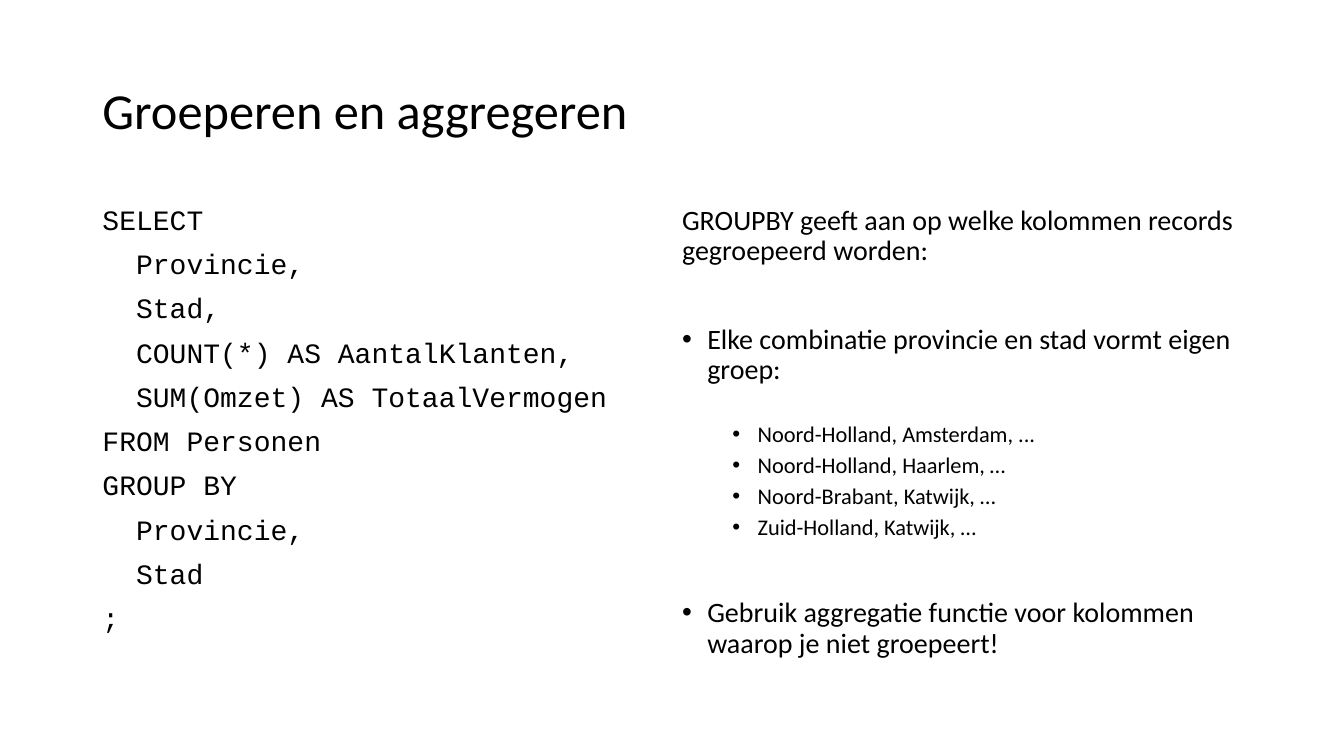
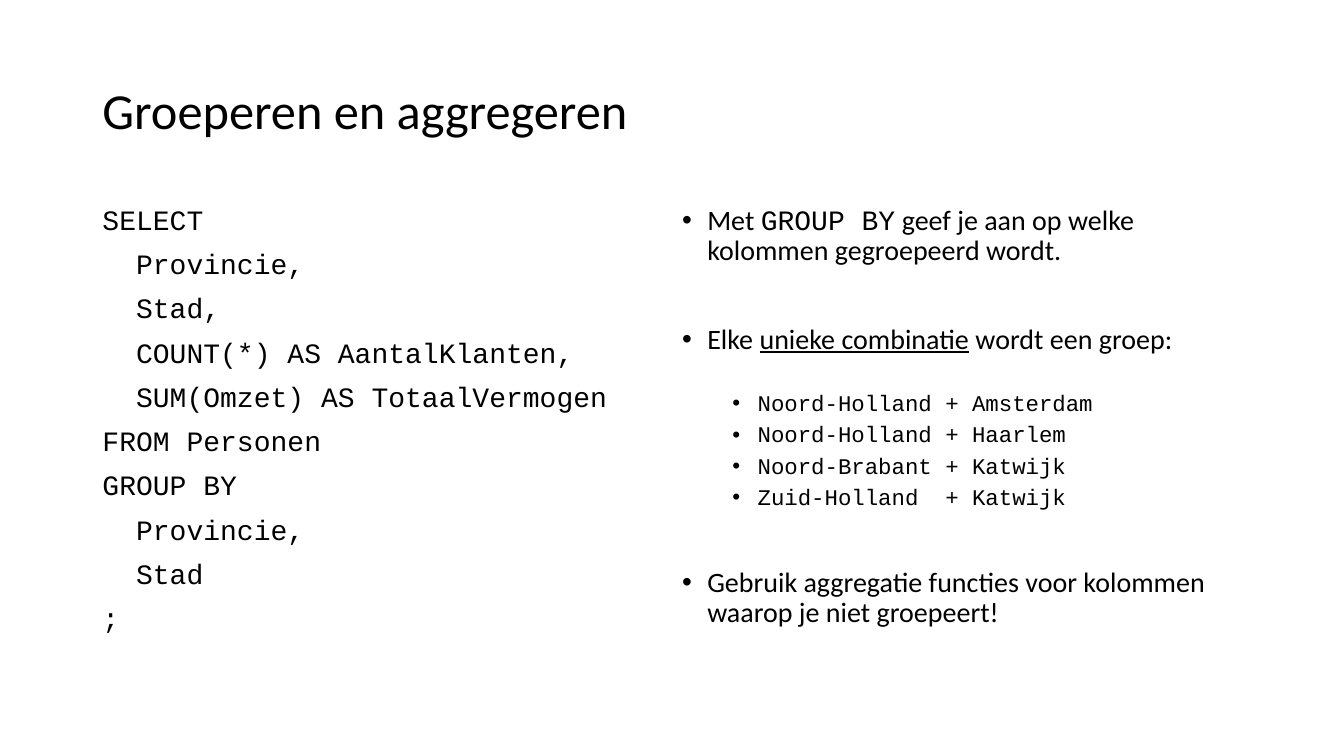
Before and after one commit to LFKoning/knowledge-sharing, a slide deck: slide 24 of sql/sql_introductie.pptx (slide 22 before the commit). Drawn at 1344x756 pixels with LibreOffice and Linux fonts; fonts in the diff are those of the drawing. Boxes give left, top, right and bottom in pixels: in the first picture for what was removed or moved away, otherwise in the second. Text is boxed around its words. In the diff, an @@ line names an element or a change of style, - is before the commit and + after.

```diff
--- a/sql/sql_introductie.pptx
+++ b/sql/sql_introductie.pptx
@@ text at box(707, 210, 1204, 627): text changed @@
-GROUPBY geeft aan op welke kolommen records gegroepeerd worden:
-• Elke combinatie provincie en stad vormt eigen groep:
-  • Noord-Holland, Amsterdam, ...
-  • Noord-Holland, Haarlem, …
-  • Noord-Brabant, Katwijk, …
-  • Zuid-Holland, Katwijk, …
-• Gebruik aggregatie functie voor kolommen waarop je niet groepeert!
+• Met GROUP BY geef je aan op welke kolommen gegroepeerd wordt.
+• Elke unieke combinatie wordt een groep:
+  • Noord-Holland + Amsterdam
+  • Noord-Holland + Haarlem
+  • Noord-Brabant + Katwijk
+  • Zuid-Holland + Katwijk
+• Gebruik aggregatie functies voor kolommen waarop je niet groepeert!
```
Also in this commit, not shown: 48 other slides changed, 8 slides added, 2 slides removed.
